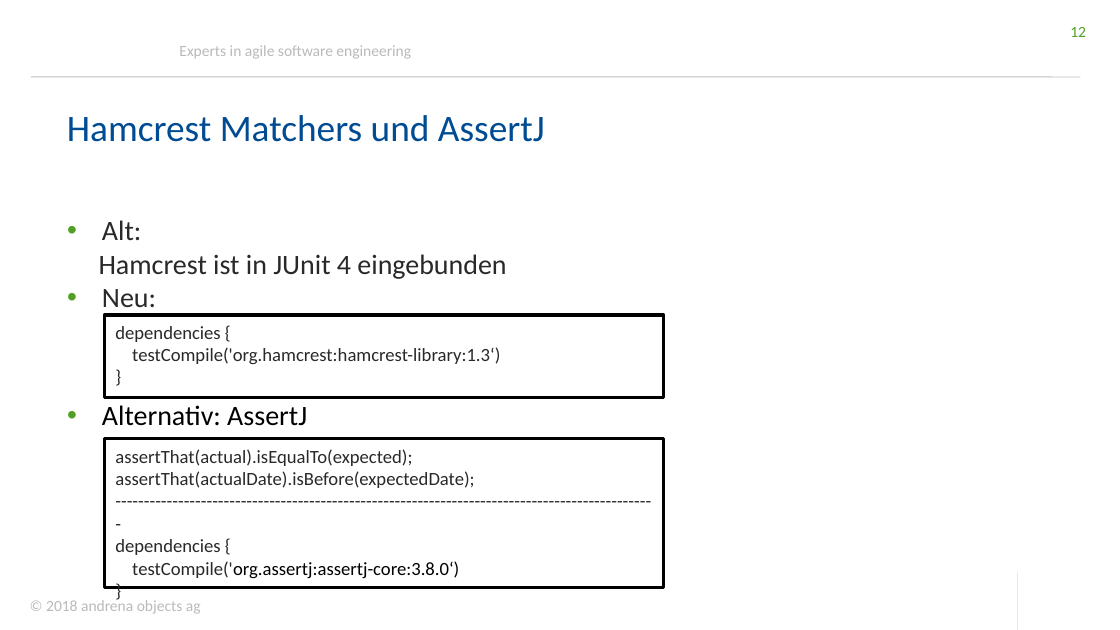
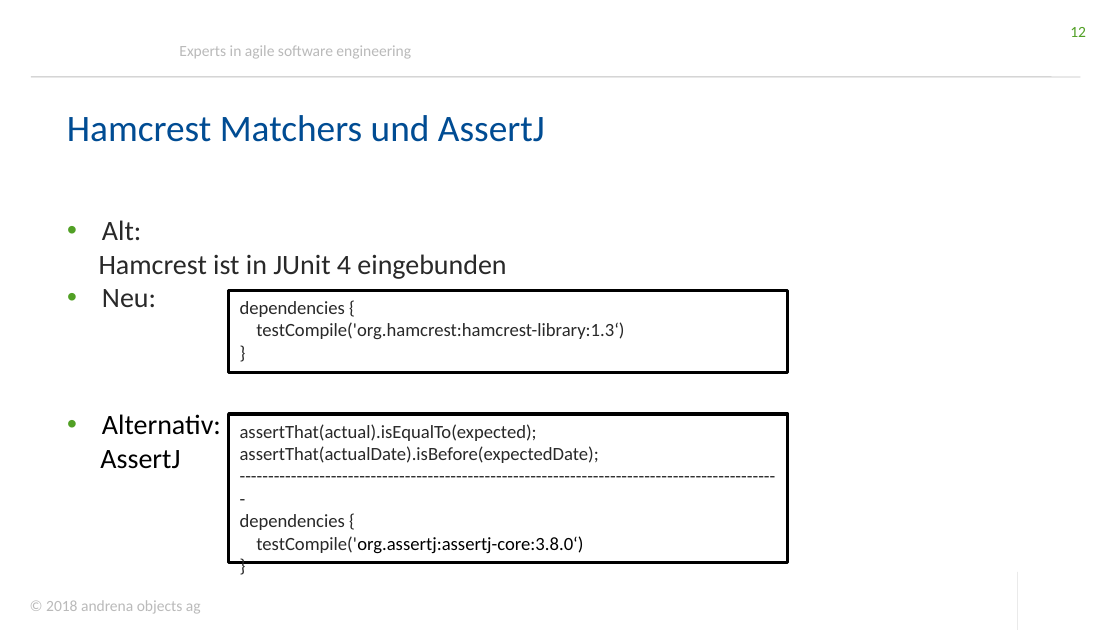
Before and after one commit to andrena/junit5-workshop-et-ka-2018, a slide deck: slide 12 of files/Folien.pptx. Drawn at 1120x630 pixels with LibreOffice and Linux fonts; fonts in the diff are those of the drawing; background and template pictures are left out. Boxes give left, top, right and bottom in pixels: in the first picture for what was removed or moved away, otherwise in the second. Text is boxed around its words. In the diff, an @@ line names an element or a change of style, - is before the commit and + after.

Commit message:
Rename hamcrestAssertJ Package, anpassen der Aufgabenstellungen in den .md's

```diff
--- a/files/Folien.pptx
+++ b/files/Folien.pptx
@@ rectangle "dependencies {": place and size @@
-rectangle "dependencies {" at (104, 315, 664, 396)
+rectangle "dependencies {" at (228, 290, 788, 372)
@@ text at (100, 414, 221, 469): text changed @@
-• Alternativ: AssertJ
+• Alternativ:
+AssertJ
@@ rectangle "assertThat(actual).isEqualTo(expected);": place and size @@
-rectangle "assertThat(actual).isEqualTo(expected);" at (104, 439, 664, 588)
+rectangle "assertThat(actual).isEqualTo(expected);" at (228, 414, 788, 563)
```
Also in this commit, not shown: 1 slide removed, 5 other files.
